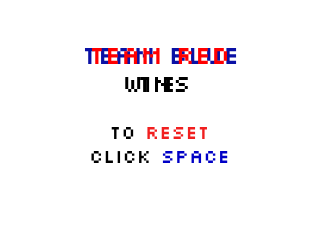
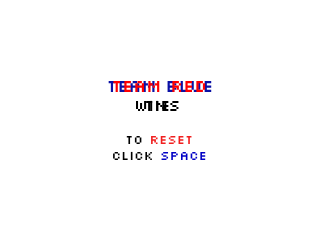
Revision of a layered 320×240 image; what changed, layer by layer:
renamed "endgame_reset_91_127" to "endgame_reset_113_136", painted on it over bbox(91, 127, 228, 163)
renamed "endgame_red_team_92_47" to "endgame_red_team_113_81", painted on it over bbox(92, 48, 228, 92)
renamed "endgame_blue_team_84_47" to "endgame_blue_team_108_81", painted on it over bbox(84, 48, 237, 92)
renamed "endgame_tie_140_77" to "endgame_tie_146_100", painted on it over bbox(140, 77, 173, 111)
renamed "endgame_win_125_77" to "endgame_win_136_100", painted on it over bbox(125, 77, 188, 111)
